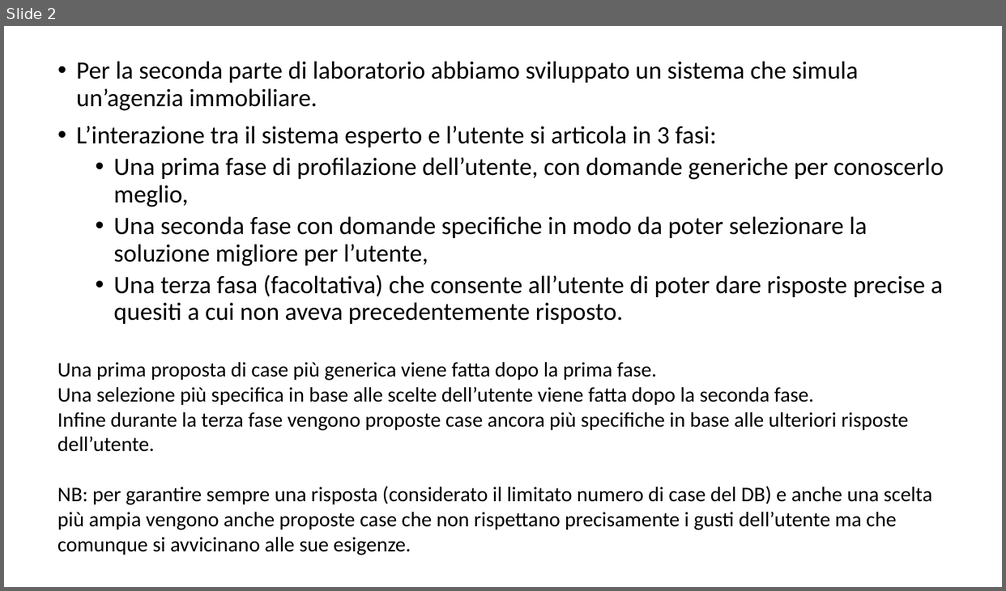
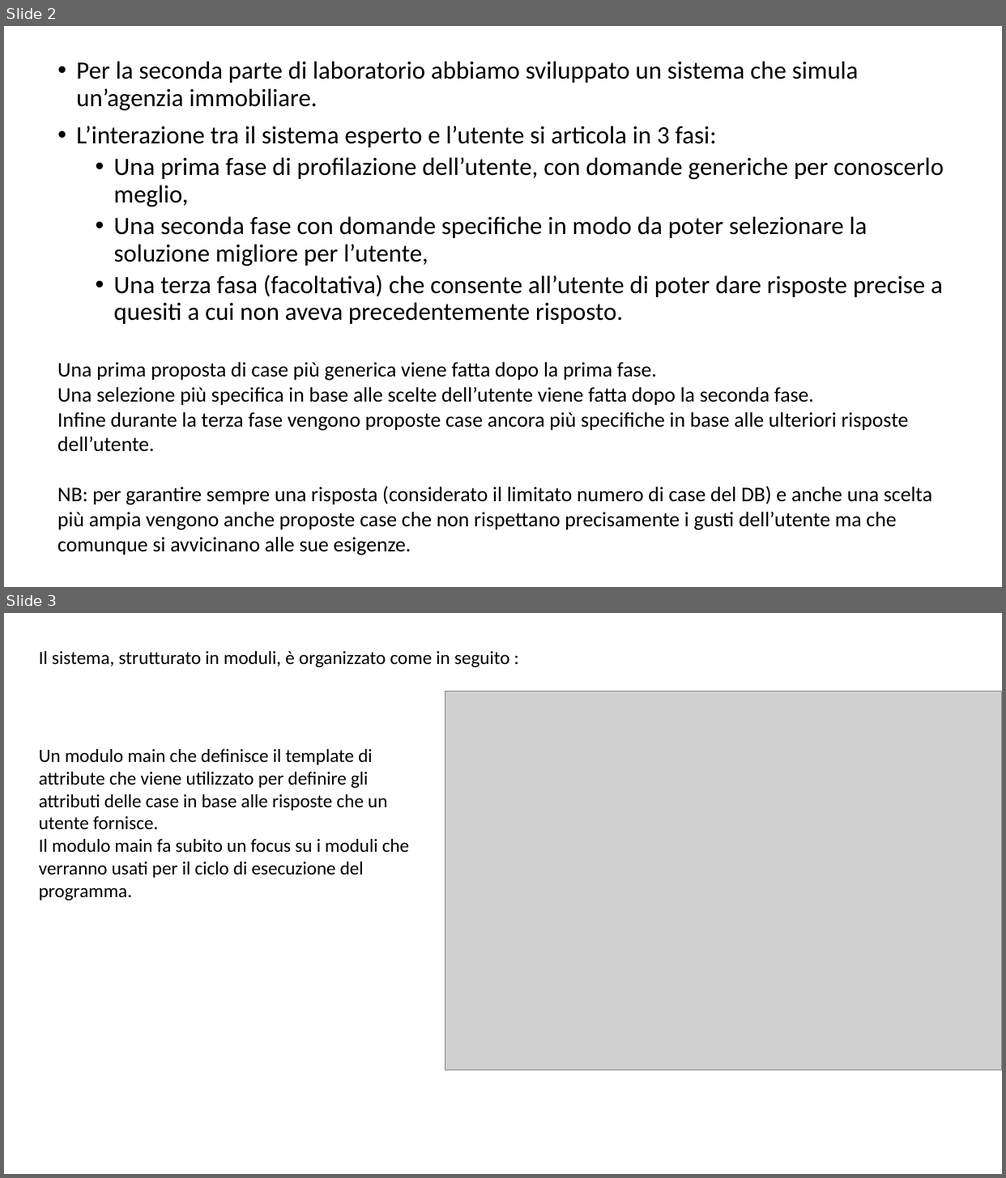
Before and after one commit to giargiapower/prolog-clingo-clips-soar, a slide deck: Presentazioni/Presentazione_Clips.pptx. Shown one above the other, each under a label of ours: slide 2 before the commit, slides 2 and 3 after it. The pictures are 1006x591 and 1006x1178 pixels, drawn with LibreOffice and Linux fonts; fonts in the diff are those of the drawing; grey boxes stand for pictures. Boxes give left, top, right and bottom in pixels: in the first picture for what was removed or moved away, otherwise in the second. Text is boxed around its words. In the diff, an @@ line names an element or a change of style, - is before the commit and + after.

```diff
--- a/Presentazioni/Presentazione_Clips.pptx
+++ b/Presentazioni/Presentazione_Clips.pptx
@@ slide 3 added at <box>4,613,1002,1174</box>, background #FFFFFF @@
@@ text added at <box>39,651,509,667</box>, 18 pt, text #000000 @@
+Il sistema, strutturato in moduli, è organizzato come in seguito :
@@ picture added at <box>445,691,1002,1070</box> @@
@@ text added at <box>39,749,409,901</box>, 18 pt, text #000000 @@
+Un modulo main che definisce il template di attribute che viene utilizzato per definire gli attributi delle case in base alle risposte che un utente fornisce.
+Il modulo main fa subito un focus su i moduli che verranno usati per il ciclo di esecuzione del programma.
```
Also in this commit, not shown: 8 other slides added, 2 slides removed.
